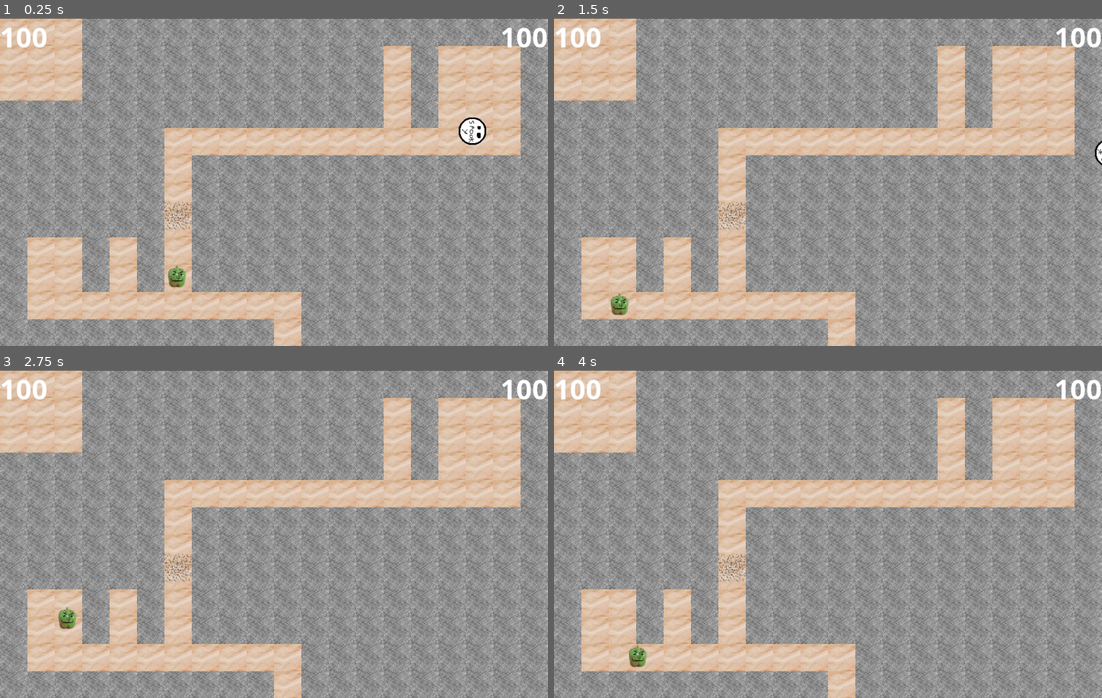
Above: before the commit, frames 1-4 (two rows, left to right).
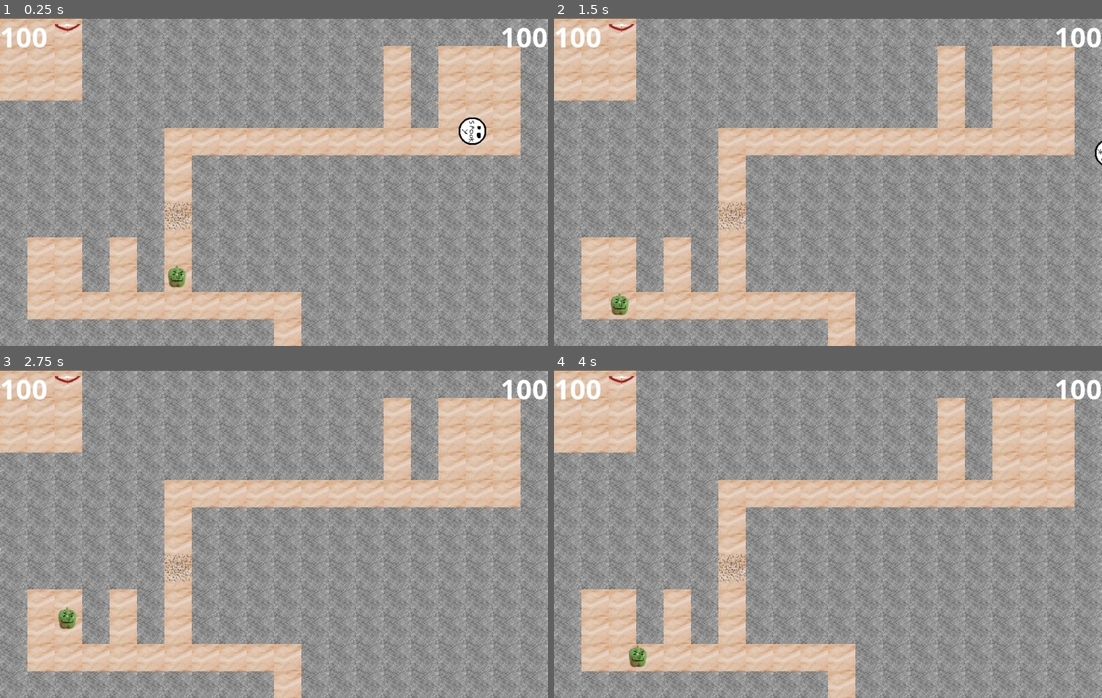
Above: after the commit, the same moments.

Repository: Solid-Squid-Contingent/LD-48
Game: Godot game, scene res://scenes/Main.tscn
Same seed, same stepped clock (60 frames per second), same inputs: the game is played once before the commit and once after it.
Inputs (mouse positions are in pixels of both pictures, inside the frame that each line leads up to):
- Up to frame 1 (0.25 s): no input
- Up to frame 2 (1.5 s): move the mouse to (948, 165) at 0.52 s; press the mouse at (948, 165) at 0.53 s; hold D (right) 0.53-1.28 s; move the mouse to (718, 198) at 1.27 s; release the mouse at (718, 198) at 1.28 s; hold S (down) from 1.28 s (still down); right-click (718, 198) at 1.35 s
- Up to frame 3 (2.75 s): move the mouse to (328, 461) at 2.02 s; release S (down) at 2.03 s; press the mouse at (328, 461) at 2.03 s; hold D (right) from 2.03 s (still down)
- Up to frame 4 (4 s): move the mouse to (800, 599) at 2.77 s; release D (right) at 2.78 s; release the mouse at (800, 599) at 2.78 s; hold W (up) 2.78-3.53 s; right-click (800, 599) at 2.85 s; move the mouse to (992, 583) at 3.52 s; press the mouse at (992, 583) at 3.53 s; hold A (left) from 3.53 s (still down)

The runs differ from the first frame. In frame 1, less than 0.1% of the frame differs, in the area x 0-15%, y 1-5%; in frame 2, less than 0.1%, in the area x 0-15%, y 1-19%; in frame 3, less than 0.1%; in frame 4, less than 0.1%.

Commit message:
add arrowtrap

Diff:
--- a/project.godot
+++ b/project.godot
@@ -14,11 +14,6 @@
 run/main_scene="res://scenes/Main.tscn"
 config/icon="res://icon.png"
 
-[layer_names]
-
-2d_physics/layer_1="Walls"
-2d_physics/layer_2="Traps"
-2d_physics/layer_3="Enemies"
 [display]
 
 window/size/width=1000
@@ -56,6 +51,12 @@
  ]
 }
 
+[layer_names]
+
+2d_physics/layer_1="Walls"
+2d_physics/layer_2="Traps"
+2d_physics/layer_3="Enemies"
+
 [physics]
 
 common/enable_pause_aware_picking=true
--- /dev/null
+++ b/scenes/Arrow.tscn
@@ -0,0 +1,18 @@
+[gd_scene load_steps=3 format=2]
+
+[ext_resource path="res://resources/graphics/arrow.png" type="Texture" id=1]
+
+[sub_resource type="RectangleShape2D" id=1]
+extents = Vector2( 2.29425, 10.5104 )
+
+[node name="Arrow" type="RigidBody2D"]
+collision_layer = 2
+collision_mask = 4
+
+[node name="Sprite" type="Sprite" parent="."]
+scale = Vector2( 0.5, 0.5 )
+texture = ExtResource( 1 )
+
+[node name="CollisionShape2D" type="CollisionShape2D" parent="."]
+position = Vector2( -0.829468, -1.34666 )
+shape = SubResource( 1 )
--- /dev/null
+++ b/scenes/ArrowTrap.tscn
@@ -0,0 +1,12 @@
+[gd_scene load_steps=3 format=2]
+
+[ext_resource path="res://resources/graphics/arrowTrap.png" type="Texture" id=1]
+[ext_resource path="res://scripts/ArrowTrap.gd" type="Script" id=2]
+
+[node name="ArrowTrap" type="Sprite"]
+texture = ExtResource( 1 )
+script = ExtResource( 2 )
+
+[node name="ShootInterval" type="Timer" parent="."]
+
+[connection signal="timeout" from="ShootInterval" to="." method="_on_ShootInterval_timeout"]
--- a/scenes/Main.tscn
+++ b/scenes/Main.tscn
@@ -8,6 +8,8 @@
 [ext_resource path="res://scenes/Player.tscn" type="PackedScene" id=6]
 [ext_resource path="res://resources/fonts/OpenSans-Bold.ttf" type="DynamicFontData" id=7]
 [ext_resource path="res://scenes/UI.gd" type="Script" id=8]
+[ext_resource path="res://scenes/Arrow.tscn" type="PackedScene" id=9]
+[ext_resource path="res://resources/graphics/arrowTrap.png" type="Texture" id=10]
 
 [sub_resource type="ConvexPolygonShape2D" id=1]
 points = PoolVector2Array( 50, 50, 0, 50, 0, 0, 50, 0 )
@@ -110,3 +112,9 @@
 __meta__ = {
 "_edit_use_anchors_": false
 }
+
+[node name="ArrowTrap" type="Sprite" parent="."]
+position = Vector2( 124.732, 35.652 )
+texture = ExtResource( 10 )
+
+[node name="Arrow" parent="." instance=ExtResource( 9 )]
--- /dev/null
+++ b/scripts/Arrow.gd
@@ -0,0 +1,13 @@
+extends RigidBody2D
+
+
+# Declare member variables here. Examples:
+# var a = 2
+# var b = "text"
+
+func collideWith(body):
+	body.collideWithArrow()
+
+# Called when the node enters the scene tree for the first time.
+func _ready():
+	pass # Replace with function body.
--- /dev/null
+++ b/scripts/ArrowTrap.gd
@@ -0,0 +1,13 @@
+extends Sprite
+
+var arrowScene = preload("res://scenes/Arrow.tscn")
+
+# Called when the node enters the scene tree for the first time.
+func _ready():
+	pass # Replace with function body.
+
+func _on_ShootInterval_timeout():
+	var newArrow = arrowScene.instance()
+	newArrow.position = position
+	newArrow.add_central_force(Vector2(0, -10).rotated(rotation))
+	get_parent().add_child(newArrow)
--- a/scripts/Enemy.gd
+++ b/scripts/Enemy.gd
@@ -41,6 +41,10 @@
 func collideWithSpikes():
 	changeHealth(-100)
 	print('oh snap!')
+
+func collideWithArrow():
+	changeHealth(-30)
+	print('arrowed!')
 
 func die():
 	queue_free()
Binary file added: resources/graphics/arrow.png
Not shown, added: resources/graphics/arrow.png.import
Binary file added: resources/graphics/arrowTrap.png
Not shown, added: resources/graphics/arrowTrap.png.import
Not shown: 1 places in scenes/Main.tscn that only renumber resources
